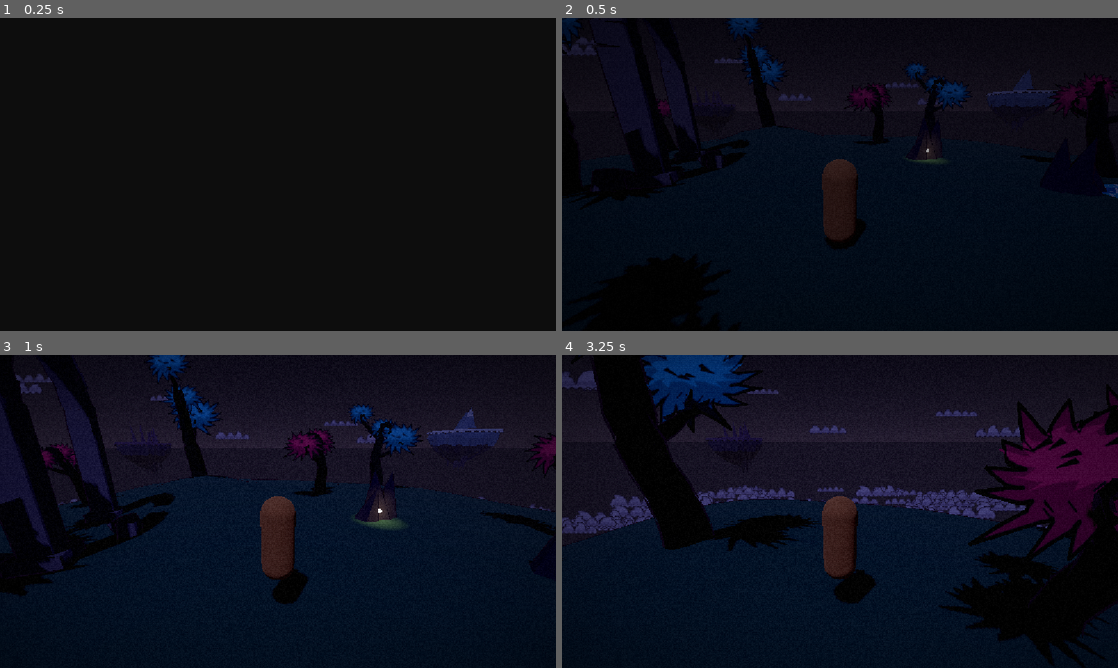
Above: before the commit, frames 1-4 (two rows, left to right).
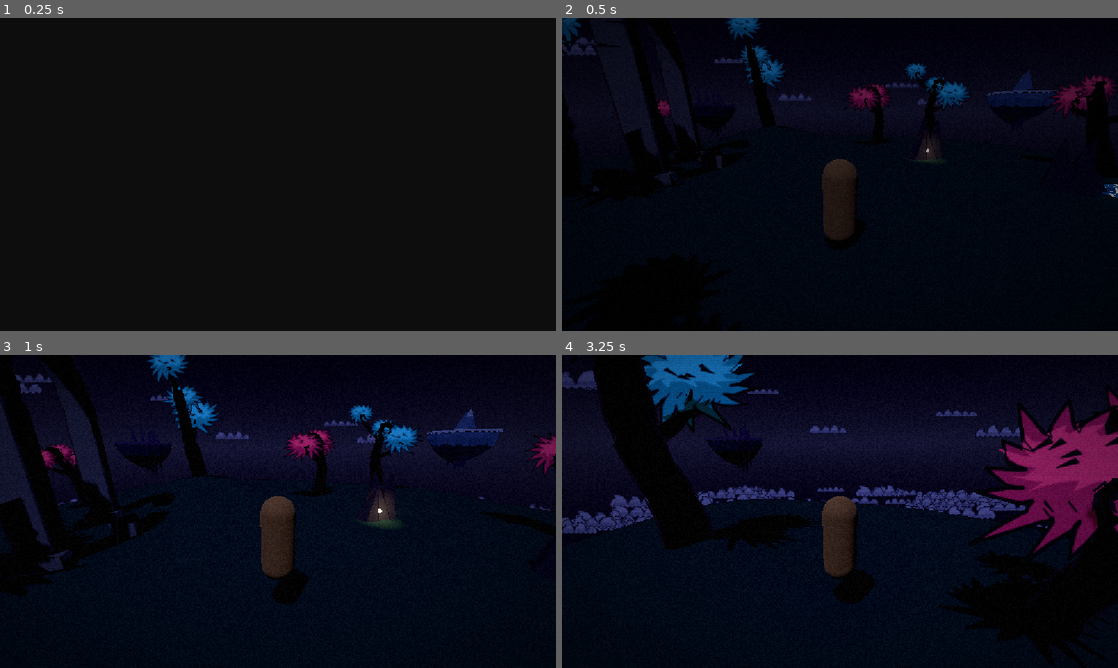
Above: after the commit, the same moments.

Repository: JackVoltaire/Dhull-Garden
Game: Godot game, scene res://scenes/main/main.tscn
Same seed, same stepped clock (60 frames per second), same inputs: the game is played once before the commit and once after it.
Inputs (mouse positions are in pixels of both pictures, inside the frame that each line leads up to):
- Up to frame 1 (0.25 s): no input
- Up to frame 2 (0.5 s): no input
- Up to frame 3 (1 s): tap Enter at 0.5 s; move the mouse to (305, 511) at 0.52 s; hold W (move_forward) from 0.53 s (still down); hold E (interact) from 0.53 s (still down); tap Space (jump) at 0.77 s
- Up to frame 4 (3.25 s): keep holding W (move_forward); move the mouse to (812, 511) at 1.27 s; release E (interact) at 1.28 s; tap Shift (sprint) at 1.35, 2.85 s; tap Space (jump) at 1.52, 3.02 s; move the mouse to (851, 505) at 2.02 s; hold E (interact) 2.03-2.78 s; move the mouse to (834, 517) at 2.77 s

Frame 1 is identical in both runs. In frame 2, 1.7% of the frame differs, in the area x 0-100%, y 0-58%; in frame 3, 2.3%; in frame 4, 8.3%, in the area x 14-100%, y 0-64%.

Commit message:
Push the island's contrast towards the moodboard
The volumetric fog and pale noon sky laid a milky grey veil over the
whole scene. It was tuned in renders that never showed volumetric fog.

- Replace both fogs with distance fog that starts 50 m out and takes
  the horizon's colour, so the island stays crisp and far things melt
  into the sky.
- Recolour the day: deep violet noon, rose dawn, ember dusk, near-black
  moonlit night, with darker violet shade.
- Blend the sky's ground into the horizon so there's no seam.
- Darken the grass to a slate teal.
- Let accents glow: tree tops get light of their own, water lines and
  the sun and moon go brighter than white for the bloom.

Co-Authored-By: Claude Opus 5.5 <noreply@anthropic.com>

Diff:
--- a/assets/materials/toon_grass.tres
+++ b/assets/materials/toon_grass.tres
@@ -5,6 +5,6 @@
 [resource]
 resource_name = "toon_grass"
 next_pass = ExtResource("1_ink")
-albedo_color = Color(0.22, 0.34, 0.32, 1)
+albedo_color = Color(0.14, 0.22, 0.24, 1)
 diffuse_mode = 3
 specular_mode = 2
--- a/assets/shaders/cardboard_cutout.gdshader
+++ b/assets/shaders/cardboard_cutout.gdshader
@@ -19,6 +19,8 @@
 uniform bool random_flip = true;
 uniform float alpha_cut : hint_range(0.0, 1.0) = 0.5;
 uniform vec4 tint : source_color = vec4(1.0);
+// Light of the drawing's own, so bright accents keep their color in shade and at night.
+uniform float self_light : hint_range(0.0, 2.0) = 0.0;
 // How far the shadow caster sits behind the drawing, along the light, in mesh units; about
 // half the mesh's width. The shadow on the ground stays in place, but the drawing stops
 // shadowing itself.
@@ -80,6 +82,7 @@
 	uv.x = (uv.x + frame) / float(frame_count * variants);
 	vec4 color = texture(frames, uv) * tint;
 	ALBEDO = color.rgb;
+	EMISSION = color.rgb * self_light;
 	ALPHA = color.a;
 	ALPHA_SCISSOR_THRESHOLD = alpha_cut;
 	// Also seen from behind (standees), keep the sky-facing normal rather than a flipped one.
--- a/assets/shaders/sky_cutout.gdshader
+++ b/assets/shaders/sky_cutout.gdshader
@@ -8,6 +8,8 @@
 uniform int frame_count : hint_range(1, 64) = 4;
 uniform float fps : hint_range(0.0, 30.0) = 4.0;
 uniform float alpha_cut : hint_range(0.0, 1.0) = 0.5;
+// Above 1, the drawing is brighter than white and the environment's glow makes it shine.
+uniform float brightness : hint_range(0.0, 4.0) = 1.0;
 
 varying flat float frame;
 
@@ -22,7 +24,7 @@
 
 void fragment() {
 	vec4 color = texture(frames, vec2((UV.x + frame) / float(frame_count), UV.y));
-	ALBEDO = color.rgb;
+	ALBEDO = color.rgb * brightness;
 	ALPHA = color.a;
 	ALPHA_SCISSOR_THRESHOLD = alpha_cut;
 }
--- a/assets/shaders/stylized_water.gdshader
+++ b/assets/shaders/stylized_water.gdshader
@@ -21,6 +21,8 @@
 // Share of each line that's drawn; the rest are gaps between dashes.
 uniform float dash_fill = 0.7;
 uniform float dash_length = 0.9;
+// Above 0, the lines give off light, and above about 1 the environment's glow makes them shine.
+uniform float line_glow : hint_range(0.0, 4.0) = 1.5;
 
 float hash(float n) {
 	return fract(sin(n * 12.9898) * 43758.5453);
@@ -47,4 +49,5 @@
 
 	vec3 base = mix(deep_color.rgb, water_color.rgb, step(0.5, lane_seed));
 	ALBEDO = mix(base, line_color.rgb, on_line * on_dash);
+	EMISSION = line_color.rgb * on_line * on_dash * line_glow;
 }
--- a/scenes/environment/sky_cycle.gd
+++ b/scenes/environment/sky_cycle.gd
@@ -16,7 +16,8 @@
 @export var moon_cutout: Node3D
 @export var sky_top: Gradient
 @export var sky_horizon: Gradient
-## Below the horizon, behind the sea of clouds.
+## Straight down, below the sea of clouds. Towards the horizon it blends into
+## [member sky_horizon], so there's no seam where the sky meets the ground.
 @export var ground: Gradient
 @export var light_color: Gradient
 @export var fog_color: Gradient
@@ -49,8 +50,8 @@
 	if sky:
 		sky.sky_top_color = _sample(sky_top, day_fraction, sky.sky_top_color)
 		sky.sky_horizon_color = _sample(sky_horizon, day_fraction, sky.sky_horizon_color)
-		sky.ground_horizon_color = _sample(ground, day_fraction, sky.ground_horizon_color)
-		sky.ground_bottom_color = sky.ground_horizon_color
+		sky.ground_horizon_color = sky.sky_horizon_color
+		sky.ground_bottom_color = _sample(ground, day_fraction, sky.ground_bottom_color)
 	environment.fog_light_color = _sample(fog_color, day_fraction, environment.fog_light_color)
 	environment.ambient_light_color = _sample(
 		shadow_tint, day_fraction, environment.ambient_light_color
--- a/scenes/environment/sun_moon/moon.tres
+++ b/scenes/environment/sun_moon/moon.tres
@@ -8,6 +8,7 @@
 shader = ExtResource("1_shader")
 shader_parameter/frames = ExtResource("2_frames")
 shader_parameter/frame_count = 4
+shader_parameter/brightness = 1.4
 shader_parameter/fps = 3.0
 
 [resource]
--- a/scenes/environment/sun_moon/sun.tres
+++ b/scenes/environment/sun_moon/sun.tres
@@ -8,6 +8,7 @@
 shader = ExtResource("1_shader")
 shader_parameter/frames = ExtResource("2_frames")
 shader_parameter/frame_count = 4
+shader_parameter/brightness = 1.8
 shader_parameter/fps = 4.0
 
 [resource]
--- a/scenes/levels/dream_island/dream_island.tscn
+++ b/scenes/levels/dream_island/dream_island.tscn
@@ -22,33 +22,30 @@
 
 [sub_resource type="Gradient" id="Gradient_sky_top"]
 offsets = PackedFloat32Array(0, 0.2, 0.25, 0.33, 0.72, 0.78, 0.86, 1)
-colors = PackedColorArray(0.075, 0.0705, 0.12, 1, 0.075, 0.0705, 0.12, 1, 0.282, 0.282, 0.372, 1, 0.345, 0.39, 0.48, 1, 0.345, 0.39, 0.48, 1, 0.24, 0.213, 0.312, 1, 0.075, 0.0705, 0.12, 1, 0.075, 0.0705, 0.12, 1)
+colors = PackedColorArray(0.035, 0.025, 0.075, 1, 0.035, 0.025, 0.075, 1, 0.16, 0.08, 0.3, 1, 0.15, 0.09, 0.36, 1, 0.15, 0.09, 0.36, 1, 0.13, 0.06, 0.26, 1, 0.035, 0.025, 0.075, 1, 0.035, 0.025, 0.075, 1)
 
 [sub_resource type="Gradient" id="Gradient_sky_horizon"]
 offsets = PackedFloat32Array(0, 0.2, 0.25, 0.33, 0.72, 0.78, 0.86, 1)
-colors = PackedColorArray(0.171, 0.144, 0.216, 1, 0.171, 0.144, 0.216, 1, 0.516, 0.444, 0.453, 1, 0.507, 0.489, 0.516, 1, 0.507, 0.489, 0.516, 1, 0.492, 0.384, 0.393, 1, 0.171, 0.144, 0.216, 1, 0.171, 0.144, 0.216, 1)
+colors = PackedColorArray(0.11, 0.11, 0.22, 1, 0.11, 0.11, 0.22, 1, 0.8, 0.36, 0.55, 1, 0.44, 0.31, 0.7, 1, 0.44, 0.31, 0.7, 1, 0.9, 0.42, 0.3, 1, 0.11, 0.11, 0.22, 1, 0.11, 0.11, 0.22, 1)
 
 [sub_resource type="Gradient" id="Gradient_ground"]
 offsets = PackedFloat32Array(0, 0.2, 0.25, 0.33, 0.72, 0.78, 0.86, 1)
-colors = PackedColorArray(0.117, 0.1035, 0.162, 1, 0.117, 0.1035, 0.162, 1, 0.432, 0.387, 0.423, 1, 0.465, 0.456, 0.492, 1, 0.465, 0.456, 0.492, 1, 0.372, 0.3, 0.336, 1, 0.117, 0.1035, 0.162, 1, 0.117, 0.1035, 0.162, 1)
+colors = PackedColorArray(0.04, 0.03, 0.08, 1, 0.04, 0.03, 0.08, 1, 0.26, 0.1, 0.24, 1, 0.16, 0.1, 0.3, 1, 0.16, 0.1, 0.3, 1, 0.28, 0.1, 0.16, 1, 0.04, 0.03, 0.08, 1, 0.04, 0.03, 0.08, 1)
 
 [sub_resource type="Gradient" id="Gradient_light"]
 offsets = PackedFloat32Array(0, 0.2, 0.25, 0.33, 0.72, 0.78, 0.86, 1)
-colors = PackedColorArray(0.55, 0.6, 0.9, 1, 0.55, 0.6, 0.9, 1, 1, 0.8, 0.72, 1, 1, 0.96, 0.9, 1, 1, 0.96, 0.9, 1, 1, 0.68, 0.56, 1, 0.55, 0.6, 0.9, 1, 0.55, 0.6, 0.9, 1)
-
-[sub_resource type="Gradient" id="Gradient_fog"]
-offsets = PackedFloat32Array(0, 0.2, 0.25, 0.33, 0.72, 0.78, 0.86, 1)
-colors = PackedColorArray(0.159, 0.1365, 0.204, 1, 0.159, 0.1365, 0.204, 1, 0.504, 0.432, 0.45, 1, 0.486, 0.4725, 0.504, 1, 0.486, 0.4725, 0.504, 1, 0.456, 0.357, 0.375, 1, 0.159, 0.1365, 0.204, 1, 0.159, 0.1365, 0.204, 1)
+colors = PackedColorArray(0.62, 0.7, 1, 1, 0.62, 0.7, 1, 1, 1, 0.72, 0.68, 1, 1, 0.95, 0.85, 1, 1, 0.95, 0.85, 1, 1, 0.62, 0.42, 1, 0.62, 0.7, 1, 1, 0.62, 0.7, 1, 1)
 
 [sub_resource type="Gradient" id="Gradient_shadow"]
 offsets = PackedFloat32Array(0, 0.2, 0.25, 0.33, 0.72, 0.78, 0.86, 1)
-colors = PackedColorArray(0.132, 0.123, 0.204, 1, 0.132, 0.123, 0.204, 1, 0.342, 0.288, 0.36, 1, 0.306, 0.297, 0.396, 1, 0.306, 0.297, 0.396, 1, 0.303, 0.24, 0.312, 1, 0.132, 0.123, 0.204, 1, 0.132, 0.123, 0.204, 1)
+colors = PackedColorArray(0.05, 0.05, 0.12, 1, 0.05, 0.05, 0.12, 1, 0.2, 0.09, 0.24, 1, 0.16, 0.1, 0.32, 1, 0.16, 0.1, 0.32, 1, 0.2, 0.08, 0.2, 1, 0.05, 0.05, 0.12, 1, 0.05, 0.05, 0.12, 1)
 
 [sub_resource type="ProceduralSkyMaterial" id="ProceduralSkyMaterial_dream"]
-sky_top_color = Color(0.5, 0.6, 0.8, 1)
-sky_horizon_color = Color(0.84, 0.8, 0.86, 1)
-ground_bottom_color = Color(0.76, 0.74, 0.82, 1)
-ground_horizon_color = Color(0.76, 0.74, 0.82, 1)
+sky_top_color = Color(0.15, 0.09, 0.36, 1)
+sky_horizon_color = Color(0.44, 0.31, 0.7, 1)
+ground_bottom_color = Color(0.16, 0.1, 0.3, 1)
+ground_horizon_color = Color(0.44, 0.31, 0.7, 1)
+ground_curve = 0.12
 
 [sub_resource type="Sky" id="Sky_dream"]
 sky_material = SubResource("ProceduralSkyMaterial_dream")
@@ -56,18 +53,19 @@
 [sub_resource type="Environment" id="Environment_dream"]
 background_mode = 2
 sky = SubResource("Sky_dream")
-ambient_light_color = Color(0.46, 0.44, 0.66, 1)
+ambient_light_color = Color(0.16, 0.1, 0.32, 1)
 ambient_light_sky_contribution = 0.5
 ambient_light_energy = 0.4
 glow_enabled = true
+glow_intensity = 1.2
+glow_hdr_threshold = 0.9
 fog_enabled = true
-fog_light_color = Color(0.8, 0.77, 0.84, 1)
-fog_density = 0.004
+fog_mode = 1
+fog_light_color = Color(0.44, 0.31, 0.7, 1)
+fog_density = 0.7
 fog_sky_affect = 0.0
-volumetric_fog_enabled = true
-volumetric_fog_density = 0.01
-volumetric_fog_albedo = Color(1, 0.94, 0.97, 1)
-volumetric_fog_length = 80.0
+fog_depth_begin = 50.0
+fog_depth_end = 320.0
 
 [sub_resource type="PlaneMesh" id="PlaneMesh_stream"]
 size = Vector2(9, 1.6)
@@ -114,7 +112,7 @@
 sky_horizon = SubResource("Gradient_sky_horizon")
 ground = SubResource("Gradient_ground")
 light_color = SubResource("Gradient_light")
-fog_color = SubResource("Gradient_fog")
+fog_color = SubResource("Gradient_sky_horizon")
 shadow_tint = SubResource("Gradient_shadow")
 day_light_energy = 0.9
 night_light_energy = 0.3
--- a/scenes/props/goth_tree/canopy_rose.tres
+++ b/scenes/props/goth_tree/canopy_rose.tres
@@ -8,6 +8,7 @@
 shader = ExtResource("1_shader")
 shader_parameter/frames = ExtResource("2_frames")
 shader_parameter/frame_count = 4
+shader_parameter/self_light = 0.35
 shader_parameter/fps = 3.0
 shader_parameter/variants = 2
 shader_parameter/shadow_offset = 1.4
--- a/scenes/props/goth_tree/canopy_teal.tres
+++ b/scenes/props/goth_tree/canopy_teal.tres
@@ -8,6 +8,7 @@
 shader = ExtResource("1_shader")
 shader_parameter/frames = ExtResource("2_frames")
 shader_parameter/frame_count = 4
+shader_parameter/self_light = 0.35
 shader_parameter/fps = 3.0
 shader_parameter/variants = 2
 shader_parameter/shadow_offset = 1.4
